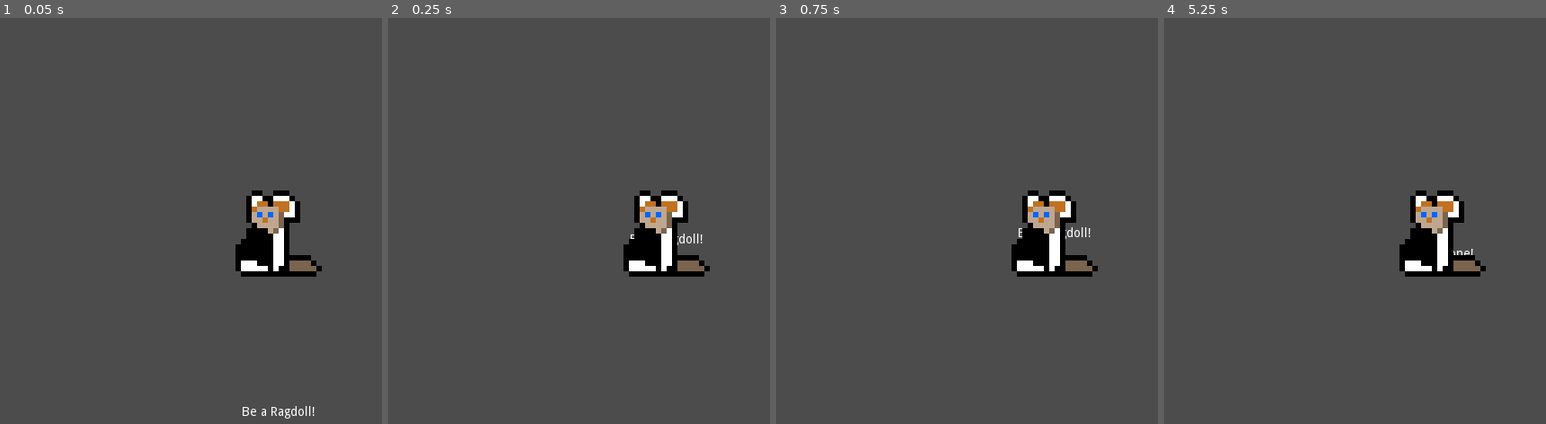
Above: before the commit, frames 1-4 (left to right).
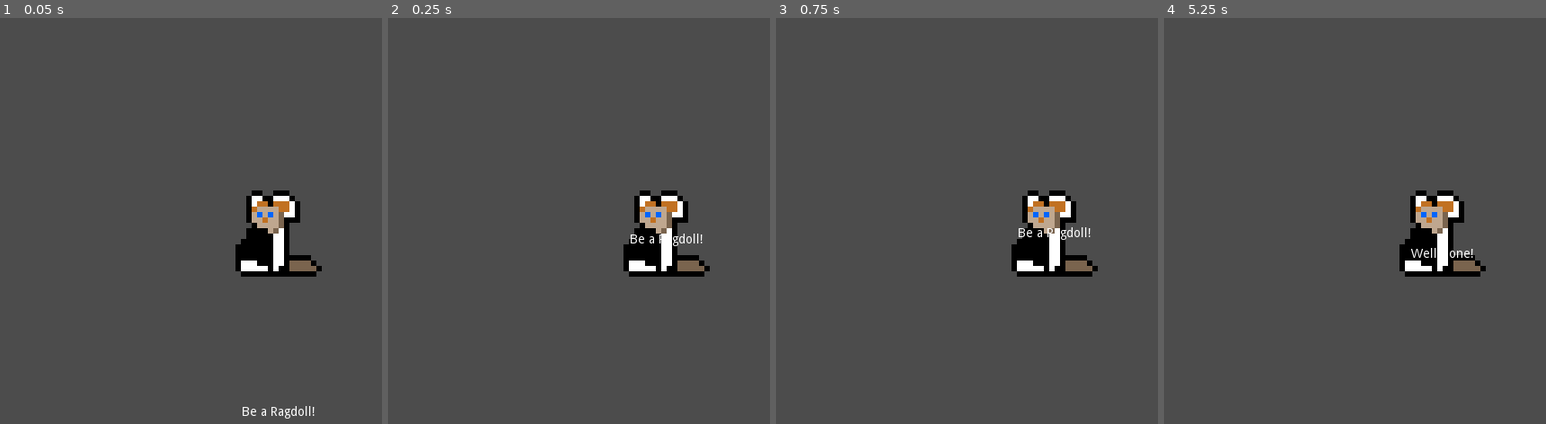
Above: after the commit, the same moments.

Repository: swashdev/minigame-madness
Game: Godot game, scene res://master/scenes/main.tscn
The game is run twice, just before and just after one commit, with the same random seed, the same clock (stepped at 60 frames per second) and the same inputs.
Inputs:
- Up to frame 1 (0.05 s): no input
- Up to frame 2 (0.25 s): no input
- Up to frame 3 (0.75 s): hold Right (ui_right) from 0.53 s (still down)
- Up to frame 4 (5.25 s): tap Space (ui_select) at 0.77, 1.52, 2, 3.02, 3.5, 3.77, 4.52, 5 s; tap Enter at 1.25, 2.75, 4.25 s; release Right (ui_right) at 1.28 s; hold Down (ui_down) 1.28-2.03 s; hold Right (ui_right) 2.03-2.78 s; hold Up (ui_up) 2.78-3.53 s; hold Left (ui_left) 3.53-5.03 s; hold Down (ui_down) from 5.03 s (still down)

Frame 1 is identical in both runs. In frame 2, less than 0.1% of the frame differs, in the area x 63-76%, y 53-57%; in frame 3, less than 0.1%; in frame 4, 0.1%, in the area x 64-81%, y 56-60%.

Commit message:
add a scene to draw minigames on.
The `MinigameCanvas` class is used to handle minigames now instead of
`Main`.  The reason for this is twofold: One, it's the only way I could
think of to get the HUD to draw on top of the minigame, rather than
beneath it; and two, it helps to push a lot of the logic of swapping and
discarding minigames into a separate class, leaving `Main` to just
handle meta-game stuff like lives and streaks.

Diff:
--- a/master/scenes/main.tscn
+++ b/master/scenes/main.tscn
@@ -2,11 +2,12 @@
 
 [ext_resource path="res://master/scenes/in-game_HUD.tscn" type="PackedScene" id=1]
 [ext_resource path="res://master/scripts/main.gd" type="Script" id=2]
-[ext_resource path="res://mini/ragdoll/scenes/ragdoll.tscn" type="PackedScene" id=3]
+[ext_resource path="res://master/scenes/minigame_canvas.tscn" type="PackedScene" id=3]
 
 [node name="Main" type="Node"]
 script = ExtResource( 2 )
-Ragdoll = ExtResource( 3 )
+
+[node name="MinigameCanvas" parent="." instance=ExtResource( 3 )]
 
 [node name="InGameHUD" parent="." instance=ExtResource( 1 )]
 
@@ -16,4 +17,6 @@
 
 [node name="MessageTimer" type="Timer" parent="."]
 one_shot = true
+[connection signal="lost" from="MinigameCanvas" to="." method="_on_Minigame_lost"]
+[connection signal="won" from="MinigameCanvas" to="." method="_on_Minigame_won"]
 [connection signal="timeout" from="GameTimer" to="." method="_on_GameTimer_timeout"]
--- /dev/null
+++ b/master/scenes/minigame_canvas.tscn
@@ -0,0 +1,8 @@
+[gd_scene load_steps=3 format=2]
+
+[ext_resource path="res://master/scripts/minigame_canvas.gd" type="Script" id=1]
+[ext_resource path="res://mini/ragdoll/scenes/ragdoll.tscn" type="PackedScene" id=2]
+
+[node name="MinigameCanvas" type="Node2D"]
+script = ExtResource( 1 )
+Minigame1 = ExtResource( 2 )
--- a/master/scripts/main.gd
+++ b/master/scripts/main.gd
@@ -2,16 +2,6 @@
 extends Node
 # The main scene for Minigame Madness.
 
-
-# Identifiers for the various minigames.
-enum Minigames \
-{
-	RAGDOLL, # ragdoll.tscn
-	# Leading comment on last element intentional for diff files.
-}
-
-# A set of packed scenes representing minigames.
-export (PackedScene) var Ragdoll
 
 # The number of lives the player currently has.
 var lives = 5
@@ -35,9 +25,6 @@
 # in an array so that it will be easy to concatenate onto one of the other two
 # arrays.
 var current_minigame = []
-
-# The minigame currently in progress.
-var minigame: Minigame
 
 
 # Initial setup.
@@ -74,7 +61,7 @@
 	minigames_won = []
 	current_minigame = []
 	list_minigames = [
-		Minigames.RAGDOLL,
+		$MinigameCanvas.RAGDOLL,
 		# Leading comma on last element intentional for diff files
 		]
 
@@ -91,18 +78,7 @@
 
 # Setup the selected minigame.
 func setup_minigame( minigame_id ):
-	# Figure out what `minigame` needs to be.
-	match minigame_id:
-		Minigames.RAGDOLL:
-			minigame = Ragdoll.instance()
-
-	# Connect the minigame's "won" and "lost" signals to the relevant
-	# functions:
-	minigame.connect( "won", self, "_on_Minigame_won" )
-	minigame.connect( "lost", self, "_on_Minigame_lost" )
-
-	# Add the minigame to the main node.
-	add_child( minigame )
+	$MinigameCanvas.set_minigame( minigame_id )
 
 
 # Having completed one minigame, proceed to the next, if any remain.
@@ -114,7 +90,7 @@
 	else:
 		get_minigame()
 		setup_minigame( current_minigame[0] )
-		$InGameHUD.message( minigame.get_instruction() )
+		$InGameHUD.message( $MinigameCanvas.get_instruction() )
 		# Resume when the message is off-screen
 		yield( $InGameHUD, "message_exited" )
 		game_in_progress = true
@@ -124,7 +100,7 @@
 
 # The game timer has expired, and it's time to make a decision.
 func _on_GameTimer_timeout():
-	minigame.decide()
+	$MinigameCanvas.decide()
 
 
 # The player wins a minigame.
@@ -136,7 +112,7 @@
 	$InGameHUD.message( "Well-done!" )
 	# Resume when the message is off-screen.
 	yield( $InGameHUD, "message_exited" )
-	minigame.queue_free()
+	$MinigameCanvas.cleanup()
 	do_next_minigame()
 
 
@@ -151,10 +127,10 @@
 
 	if( lives <= 0 ):
 		$InGameHUD.message( "You lose!", $InGameHUD.MESSAGE_FROM_RIGHT )
-		minigame.queue_free()
+		$MinigameCanvas.cleanup()
 	else:
 		$InGameHUD.message( "Booooo!" )
 		# Resume when the message is off-screen.
 		yield( $InGameHUD, "message_exited" )
-		minigame.queue_free()
+		$MinigameCanvas.cleanup()
 		do_next_minigame()
--- /dev/null
+++ b/master/scripts/minigame_canvas.gd
@@ -0,0 +1,59 @@
+class_name MinigameCanvas
+extends Node2D
+# A canvas to host the minigames on.
+
+
+
+# Signals the mainloop whether the player has `won` or `lost` the current
+# minigame.
+signal won
+signal lost
+
+# Identifiers for the various minigames.
+enum \
+{
+	RAGDOLL, # ragdoll.tscn
+	# Leading comment on last element intentional for diff files.
+}
+
+# Packed scenes which indicate which minigames to instance.
+export (PackedScene) var Minigame1 # Ragdoll
+
+# The minigame currently in progress.
+var _minigame: Minigame setget set_minigame
+
+
+# Instructs the current minigame to decide whether the player has won or lost.
+func decide():
+	_minigame.decide()
+
+
+func set_minigame( minigame_id ):
+	match minigame_id:
+		RAGDOLL:
+			_minigame = Minigame1.instance()
+
+	_minigame.connect( "won", self, "_on_Minigame_won" )
+	_minigame.connect( "lost", self, "_on_Minigame_lost" )
+
+	add_child( _minigame )
+
+
+# Sends the current minigame's instruction up the stack.
+func get_instruction():
+	return _minigame.get_instruction()
+
+
+# Performs cleanup to exit the current minigame.
+func cleanup():
+	_minigame.queue_free()
+
+
+# Passes the signal that the player has `lost` the minigame up the stack.
+func _on_Minigame_lost():
+	emit_signal( "lost" )
+
+
+# Passes the signal that the player has `won` the minigame up the stack.
+func _on_Minigame_won():
+	emit_signal( "won" )
--- a/project.godot
+++ b/project.godot
@@ -39,6 +39,11 @@
 "language": "GDScript",
 "path": "res://shared/scripts/minigame.gd"
 }, {
+"base": "Node2D",
+"class": "MinigameCanvas",
+"language": "GDScript",
+"path": "res://master/scripts/minigame_canvas.gd"
+}, {
 "base": "Minigame",
 "class": "Ragdoll",
 "language": "GDScript",
@@ -51,6 +56,7 @@
 "KeyPrompt": "",
 "Main": "",
 "Minigame": "",
+"MinigameCanvas": "",
 "Ragdoll": ""
 }
 
